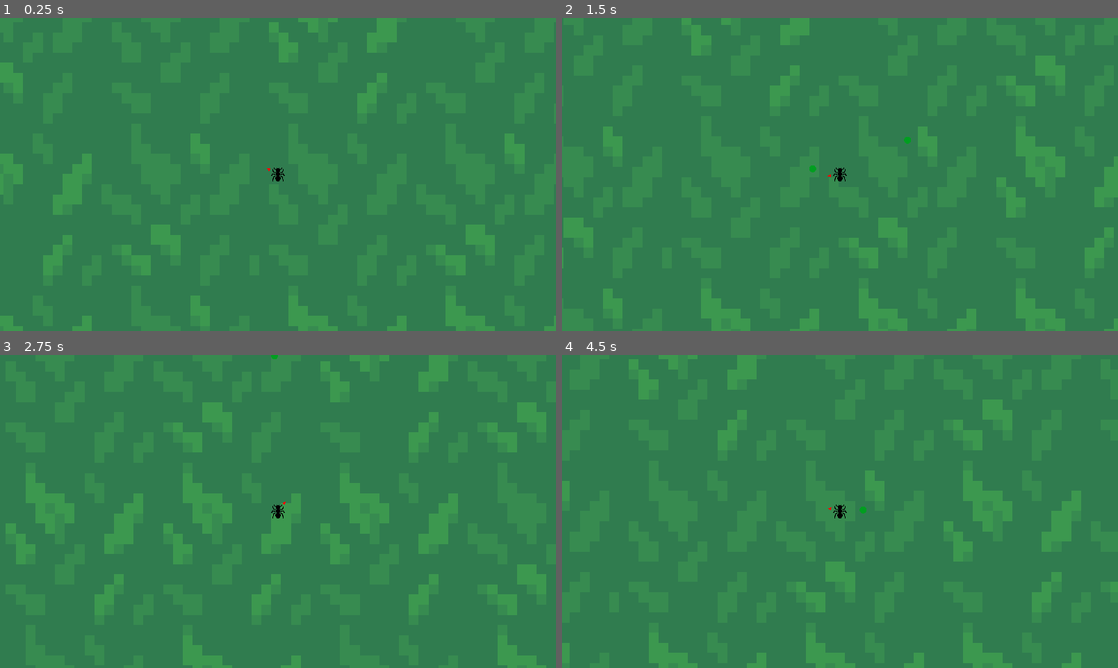
Above: before the commit, frames 1-4 (two rows, left to right).
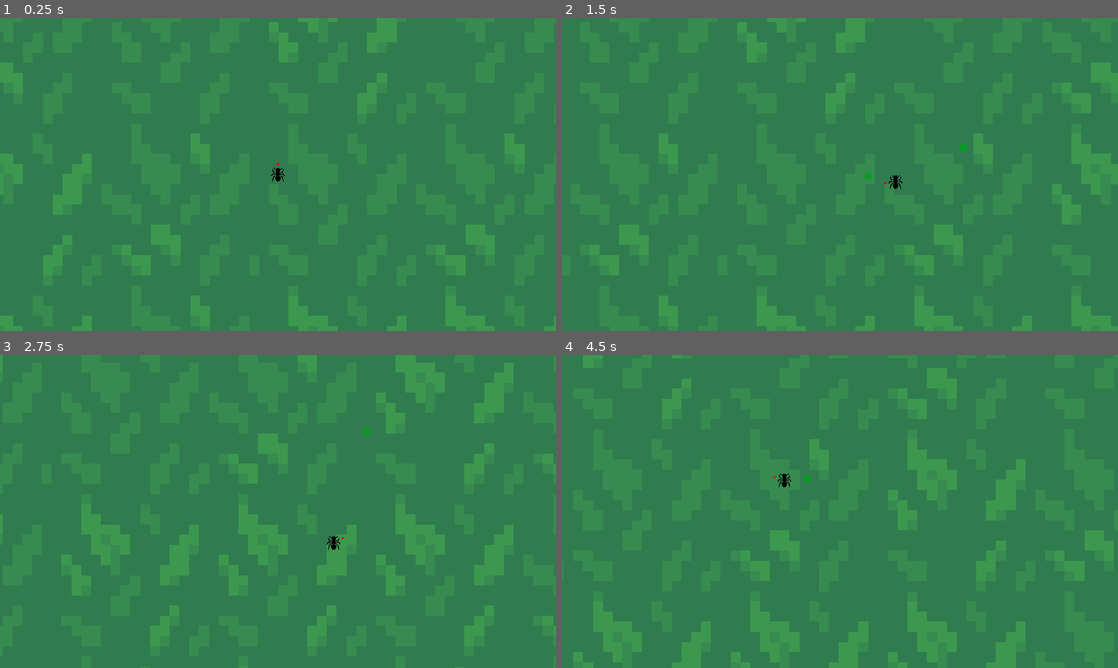
Above: after the commit, the same moments.

Repository: nwallenfang/cordyception
Game: Godot game, scene res://World/World.tscn
Two runs of this game, one before a commit and one after it. Both use one fixed random seed, a clock stepped at 60 frames per second and the inputs below. The engine's default icon, where the game draws it, is replaced by a stand-in: a white triangle on a blue panel in a dark square.
Inputs (mouse positions are in pixels of both pictures, inside the frame that each line leads up to):
- Up to frame 1 (0.25 s): no input
- Up to frame 2 (1.5 s): tap Enter at 0.5 s; move the mouse to (962, 158) at 0.52 s; hold D (move_right) 0.53-1.28 s; click (962, 158) at 0.6 s; move the mouse to (728, 190) at 1.27 s; hold S (move_down) from 1.28 s (still down); click (728, 190) at 1.35 s
- Up to frame 3 (2.75 s): move the mouse to (333, 442) at 2.02 s; release S (move_down) at 2.03 s; hold D (move_right) from 2.03 s (still down); click (333, 442) at 2.1 s
- Up to frame 4 (4.5 s): move the mouse to (812, 574) at 2.77 s; release D (move_right) at 2.78 s; hold W (move_up) 2.78-3.53 s; click (812, 574) at 2.85 s; move the mouse to (1006, 558) at 3.52 s; hold A (move_left) from 3.53 s (still down); click (1006, 558) at 3.6 s; move the mouse to (673, 464) at 4.27 s; click (673, 464) at 4.35 s

The runs differ from the first frame. In frame 1, less than 0.1% of the frame differs, in the area x 48-51%, y 46-49%; in frame 2, 9.8%; in frame 3, 14%, in the area x 0-100%, y 0-100%; in frame 4, 12%.

Commit message:
ENDLIXCH DIESE KACKE MTI FDEM CURSOR DRECK

Diff:
--- a/Player/TopDownPlayer.gd
+++ b/Player/TopDownPlayer.gd
@@ -3,11 +3,14 @@
 const PlayerProjectile := preload("res://Projectiles/Projectile.tscn")
 
 var aim_direction := 0.0
-onready var local_mouse_position := Vector2(0.0, 0.0)
-const MAX_MOUSE_DISTANCE := 80.0
+
+var mouse_movement_input := Vector2.ZERO
+
 
 func _ready() -> void:
-	Input.set_mouse_mode(Input.MOUSE_MODE_HIDDEN)
+#	Input.set_mouse_mode(Input.MOUSE_MODE_CONFINED)
+#	Input.set_custom_mouse_cursor(preload("res://Game Logic/invisible_cursor.png"))
+	Input.set_mouse_mode(Input.MOUSE_MODE_CAPTURED)
 
 func get_input_vector() -> Vector2:
 	var input_vector := Vector2.ZERO
@@ -26,34 +29,73 @@
 	handle_nonmovement_input()
 	accelerate_and_move(input_vec, delta)
 
-	update_mouse()
-	update_aimer()
+	#update_mouse()
+	#update_aimer()
+
+	var mouse_movement := mouse_movement_input
+	mouse_movement_input = Vector2.ZERO
+
+	aim_direction = reset_radian_angle(aim_direction)
+	var target_direction := reset_radian_angle(vector_to_angle(mouse_movement))
+	var turn := target_direction - aim_direction
+	if turn > PI:
+		turn -= TAU
+	elif turn < -PI:
+		turn += TAU
+	if abs(turn) > PI:
+		print("Fatal ERROR")
+
+	var speed := mouse_movement.length() / 100.0
+	var turn_sign := sign(turn)
+	var turn_abs := abs(turn)
+
+	var turn_done := clamp(speed, 0.0, turn_abs) * turn_sign
+	aim_direction += turn_done
+
+	$Aimer.rotation = aim_direction
 
 	# TEST CURSOR
-	$TestCursor.global_position = get_global_mouse_position()
+	#$TestCursor.global_position = get_global_mouse_position()
 
 
-func move_mouse_to_local():
-	get_viewport().warp_mouse(global_position + local_mouse_position)
+func _input(event: InputEvent) -> void:
+	if event is InputEventMouseMotion:
+		mouse_movement_input += event.relative
 
-func update_mouse() -> void:
-	var global_mouse := get_global_mouse_position()
-	var expected_global:Vector2 = global_position + local_mouse_position - get_last_movement()
-	expected_global.x = int(expected_global.x)
-	expected_global.y = int(expected_global.y)
-	var difference := global_mouse - expected_global
-	local_mouse_position += difference
-	move_mouse_to_local()
+func reset_radian_angle(a: float) -> float:
+	return Vector2.RIGHT.rotated(a).angle()
 
-func update_aimer():
-	var global_mouse := get_global_mouse_position()
-	aim_direction = $Aimer.global_position.angle_to_point(global_mouse) + Vector2.UP.angle()
-	$Aimer.rotation = aim_direction
-	var distance_to_aimer := global_mouse.distance_to($Aimer.global_position)
-	if distance_to_aimer > MAX_MOUSE_DISTANCE:
-		var new_mouse := global_mouse.move_toward($Aimer.global_position, distance_to_aimer - MAX_MOUSE_DISTANCE)
-		local_mouse_position += new_mouse - global_mouse
-		move_mouse_to_local()
+func vector_to_angle(vec: Vector2) -> float:
+	if vec == Vector2.ZERO:
+		vec = Vector2(0, -1)
+	vec.y = -vec.y
+	return vec.angle_to(Vector2.DOWN)
+
+#func move_mouse_to_local():
+#	var new_position := global_position + local_mouse_position
+#	if get_global_mouse_position().distance_to(new_position) < 2:
+#		return
+#	block_mouse_event = true
+#	get_viewport().warp_mouse(new_position)
+
+#func update_mouse() -> void:
+#	var global_mouse := get_global_mouse_position()
+#	var expected_global:Vector2 = global_position + local_mouse_position - get_last_movement()
+#	expected_global.x = int(expected_global.x)
+#	expected_global.y = int(expected_global.y)
+#	var difference := global_mouse - expected_global
+#	local_mouse_position += difference
+#	move_mouse_to_local()
+#
+#func update_aimer():
+#	var global_mouse := get_global_mouse_position()
+#	aim_direction = $Aimer.global_position.angle_to_point(global_mouse) + Vector2.UP.angle()
+#	$Aimer.rotation = aim_direction
+#	var distance_to_aimer := global_mouse.distance_to($Aimer.global_position)
+#	if distance_to_aimer > MAX_MOUSE_DISTANCE:
+#		var new_mouse := global_mouse.move_toward($Aimer.global_position, distance_to_aimer - MAX_MOUSE_DISTANCE)
+#		local_mouse_position += new_mouse - global_mouse
+#		move_mouse_to_local()
 
 func spawn_projectile() -> void:
 	var projectile := PlayerProjectile.instance()
--- a/World/World.tscn
+++ b/World/World.tscn
@@ -16,3 +16,7 @@
 [node name="Camera2D" type="Camera2D" parent="."]
 position = Vector2( 654.641, 458.096 )
 current = true
+drag_margin_h_enabled = true
+drag_margin_v_enabled = true
+
+[editable path="Level1/Player"]
